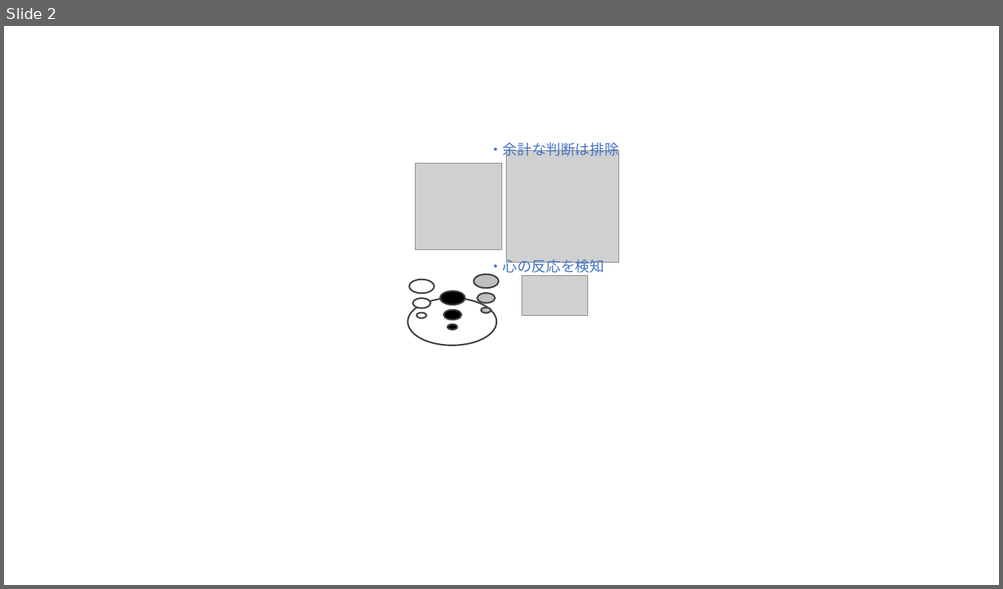
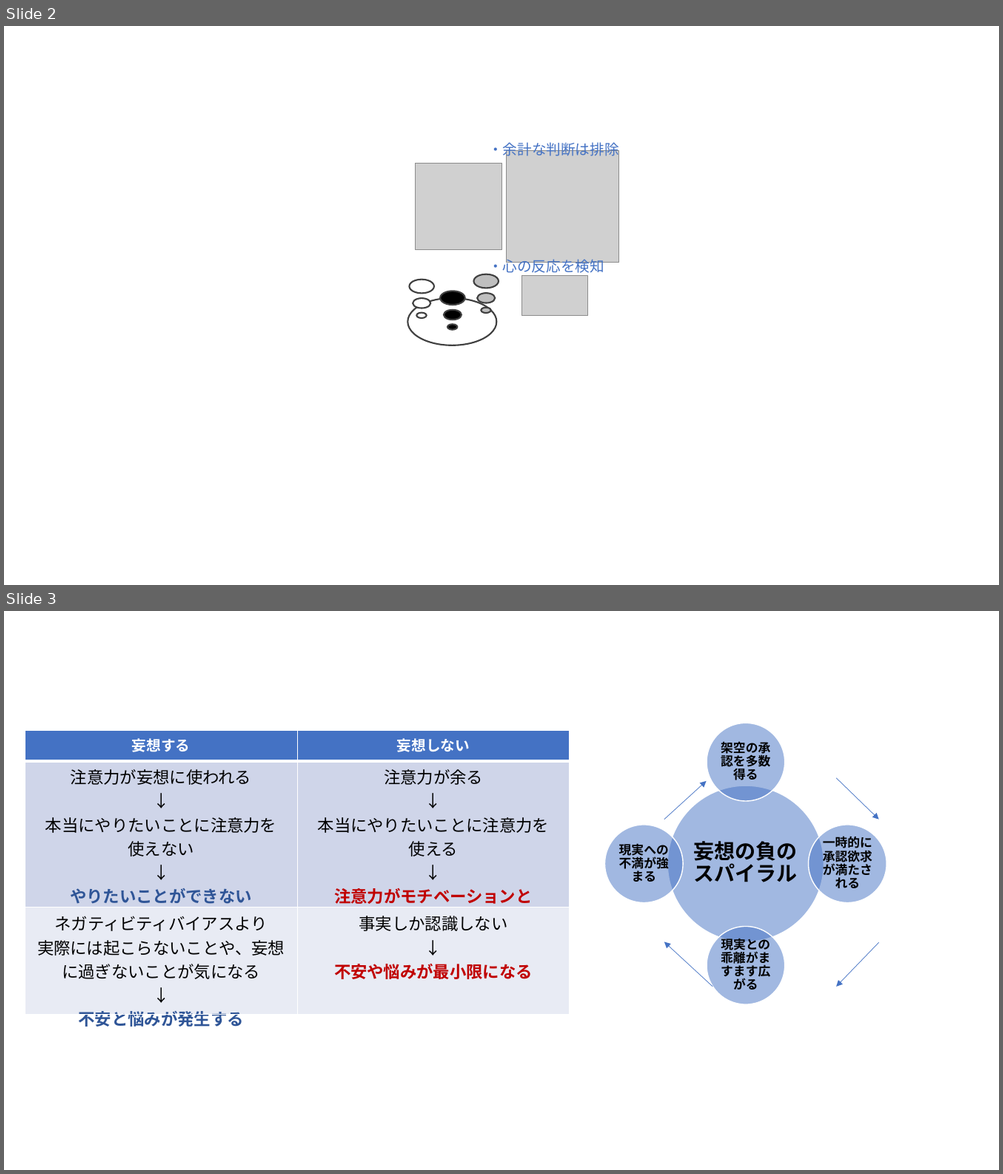
Before and after one commit to sasachichito/memos, a slide deck: 限りある時間の使い方.pptx. Shown one above the other, each under a label of ours: slide 2 before the commit, slides 2 and 3 after it. The pictures are 1003x589 and 1003x1174 pixels, drawn with LibreOffice and Linux fonts; fonts in the diff are those of the drawing; grey boxes stand for pictures. Boxes give left, top, right and bottom in pixels: in the first picture for what was removed or moved away, otherwise in the second. Text is boxed around its words. In the diff, an @@ line names an element or a change of style, - is before the commit and + after.

```diff
--- a/限りある時間の使い方.pptx
+++ b/限りある時間の使い方.pptx
@@ slide 3 added at (x1=4, y1=611, x2=999, y2=1170), background #FFFFFF @@
@@ table added at (x1=25, y1=730, x2=569, y2=1030), 3 rows, 2 columns @@
+妄想する | 妄想しない
+注意力が妄想に使われる / ↓ / 本当にやりたいことに注意力を / 使えない / ↓ / やりたいことができない | 注意力が余る / ↓ / 本当にやりたいことに注意力を / 使える / ↓ / 注意力がモチベーションと / 実行力に変わる
+ネガティビティバイアスより / 実際には起こらないことや、妄想に過ぎないことが気になる / ↓ / 不安と悩みが発生する | 事実しか認識しない / ↓ / 不安や悩みが最小限になる
@@ group added at (x1=605, y1=723, x2=887, y2=1005): 5 ellipses, 5 texts, 4 arrows @@
+妄想の負のスパイラル
+架空の承認を多数得る
+一時的に承認欲求が満たされる
+現実との乖離がますます広がる
+現実への不満が強まる
```
Also in this commit, not shown: 1 other file.
